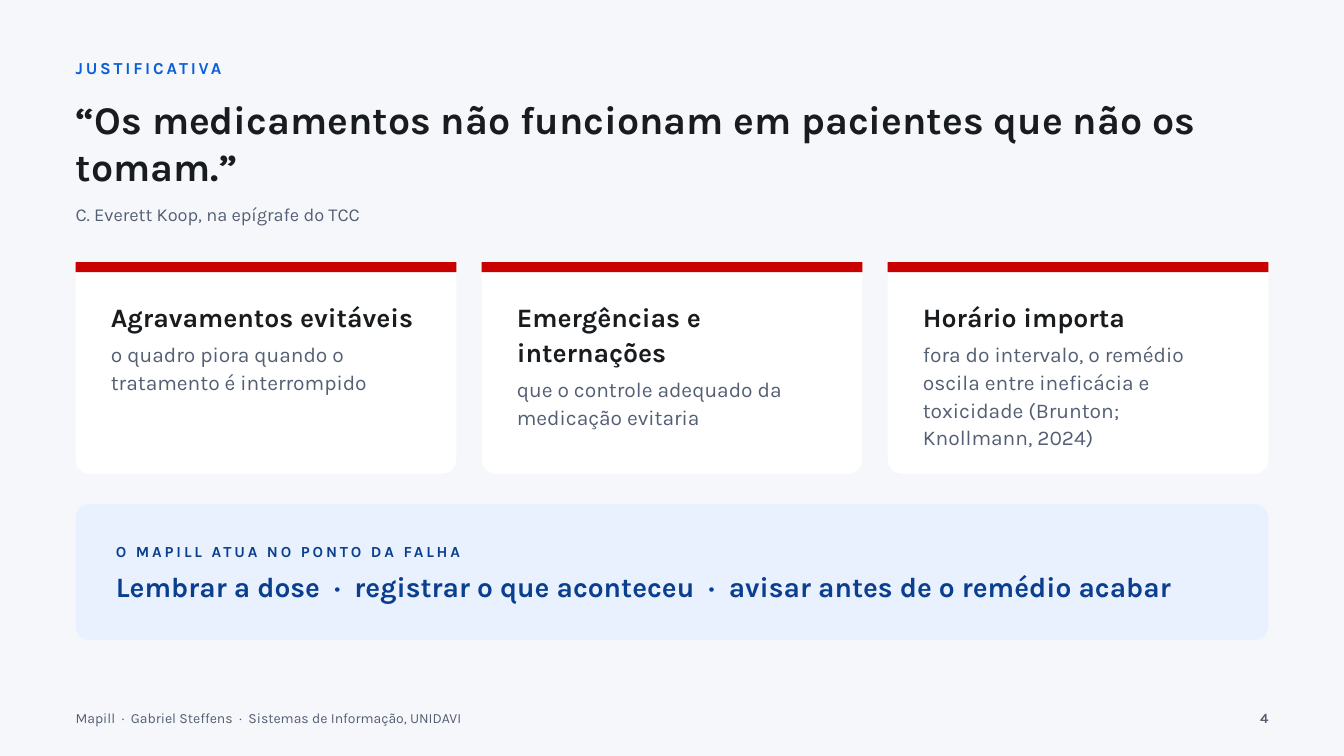
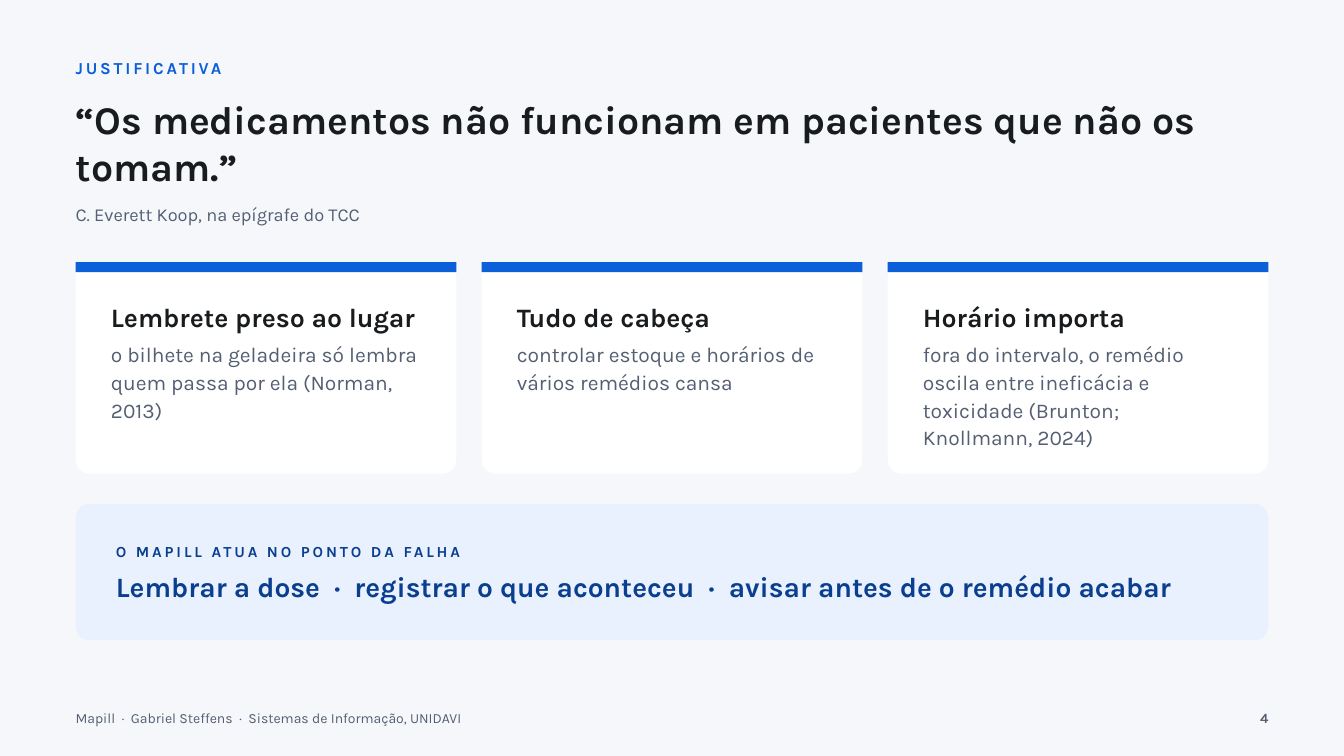
Before and after one commit to gabste8831/Mapill-Health-App, a slide deck: slide 4 of docs/tcc/apresentacao-mapill.pptx. Drawn at 1344x756 pixels with LibreOffice and Linux fonts; fonts in the diff are those of the drawing. Boxes give left, top, right and bottom in pixels: in the first picture for what was removed or moved away, otherwise in the second. Text is boxed around its words. In the diff, an @@ line names an element or a change of style, - is before the commit and + after.

Commit message:
docs(tcc): justificativa foca na rotina do paciente, nao em agravamentos

```diff
--- a/docs/tcc/apresentacao-mapill.pptx
+++ b/docs/tcc/apresentacao-mapill.pptx
@@ fill #C90000 to #0B5FD9 in 3 elements at (x1=76, y1=262, x2=457, y2=272), (x1=482, y1=262, x2=863, y2=272), (x1=888, y1=262, x2=1269, y2=272) @@
@@ text at (x1=111, y1=308, x2=417, y2=420): text changed @@
-Agravamentos evitáveis
-o quadro piora quando o tratamento é interrompido
+Lembrete preso ao lugar
+o bilhete na geladeira só lembra quem passa por ela (Norman, 2013)
@@ text at (x1=517, y1=308, x2=814, y2=390): text changed @@
-Emergências e internações
-que o controle adequado da medicação evitaria
+Tudo de cabeça
+controlar estoque e horários de vários remédios cansa
```
Also in this commit, not shown: 1 other slide changed, 2 other files.
